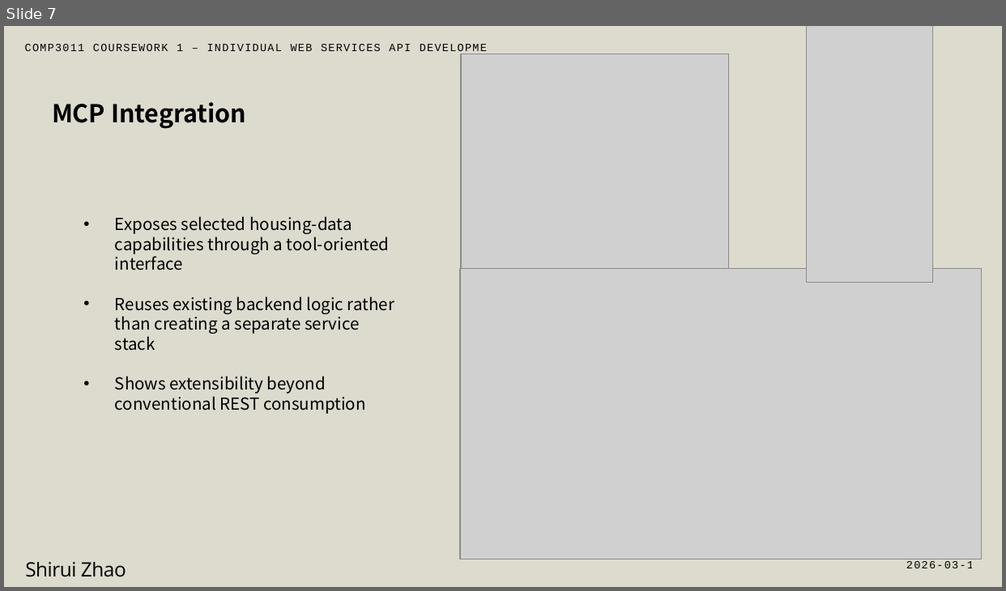
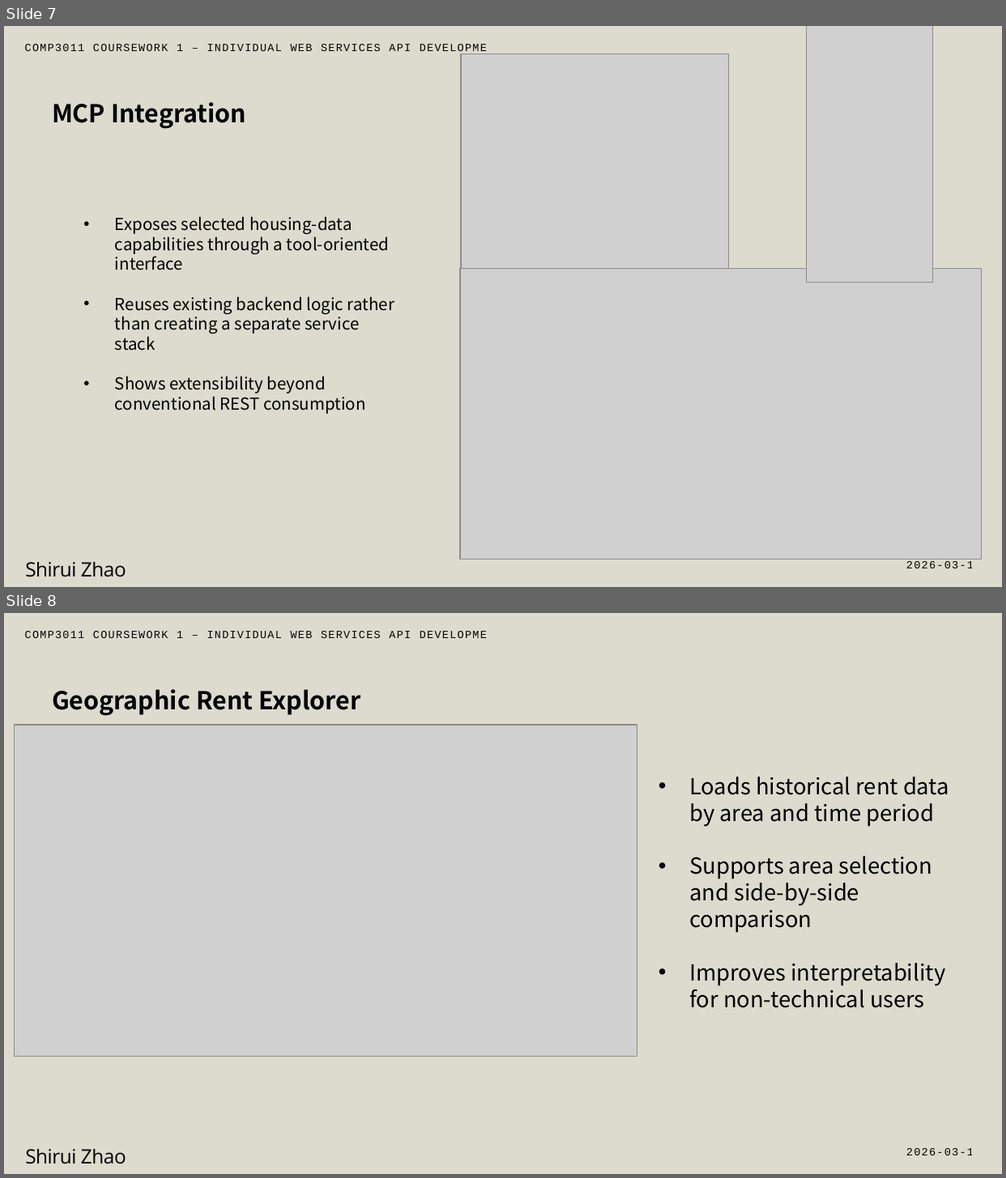
Before and after one commit to SHIRUIZHAOIILLiil/housing-api, a slide deck: docs/Housing-API.pptx. Shown one above the other, each under a label of ours: slide 7 before the commit, slides 7 and 8 after it. The pictures are 1006x591 and 1006x1178 pixels, drawn with LibreOffice and Linux fonts; fonts in the diff are those of the drawing; grey boxes stand for pictures. Boxes give left, top, right and bottom in pixels: in the first picture for what was removed or moved away, otherwise in the second. Text is boxed around its words. In the diff, an @@ line names an element or a change of style, - is before the commit and + after.

Commit message:
docs: update rent map and api description

```diff
--- a/docs/Housing-API.pptx
+++ b/docs/Housing-API.pptx
@@ slide 8 added at (4,613,1002,1174), background #DCDBCE @@
@@ text added at (25,631,502,638), 7.8 pt, text #000000 @@
+COMP3011 COURSEWORK 1 – INDIVIDUAL WEB SERVICES API DEVELOPMENT PROJECT
@@ text added at (52,689,360,716), 17.8 pt, text #000000, bold @@
+Geographic Rent Explorer
@@ picture added at (14,725,637,1056) @@
@@ text added at (689,777,949,1008), 16 pt, text #000000 @@
+• Loads historical rent data by area and time period
+• Supports area selection and side-by-side comparison
+• Improves interpretability for non-technical users
@@ text added at (25,1149,126,1165), 14.2 pt, text #000000 @@
+Shirui Zhao
@@ text added at (906,1148,981,1156), 7.8 pt, text #000000 @@
+2026-03-12
```
Also in this commit, not shown: 2 slides changed, 5 other files.
